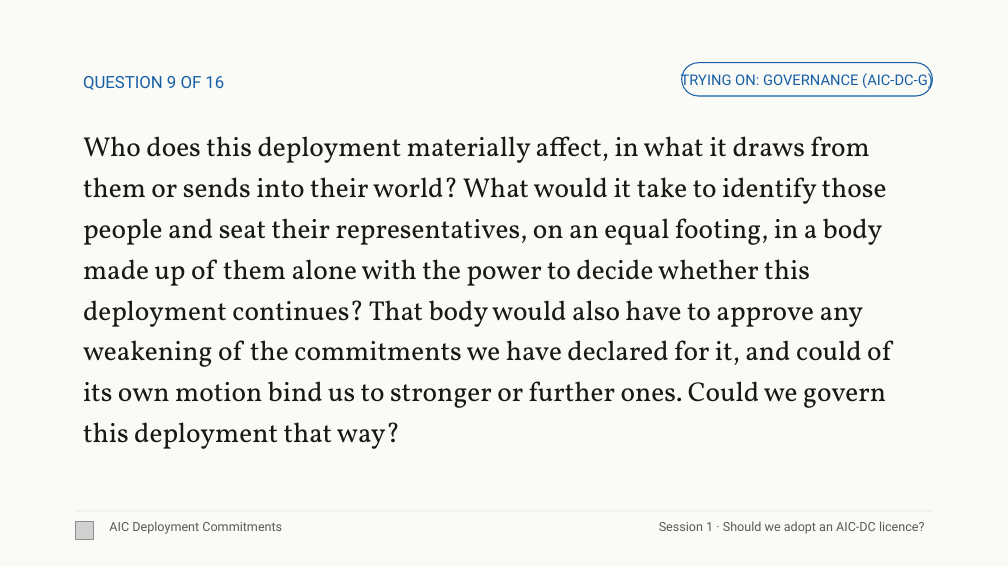
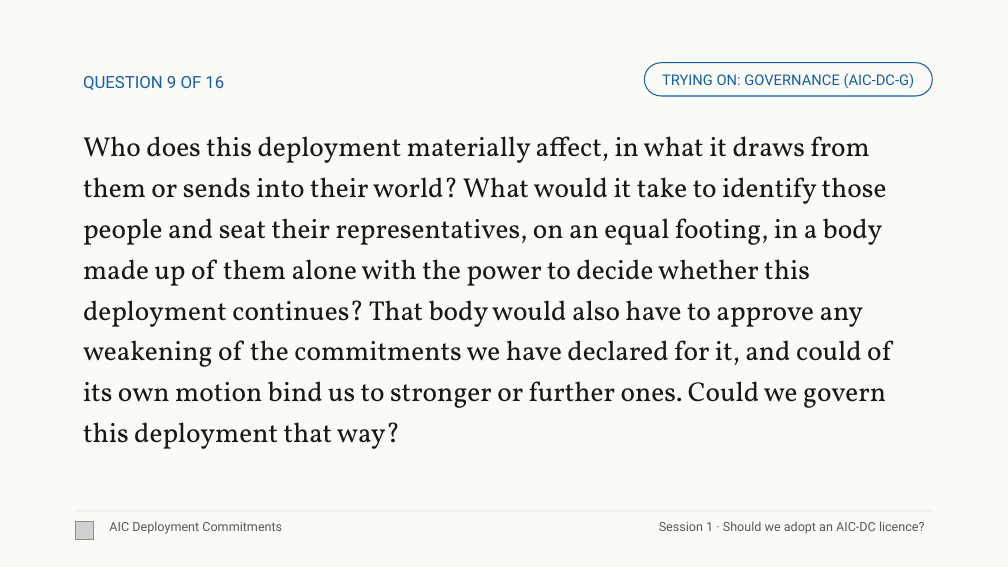
Before and after one commit to emlenartowicz/aic-dc-decks, a slide deck: slide 17 of session-1/session-1.pptx. Drawn at 1008x567 pixels with LibreOffice and Linux fonts; fonts in the diff are those of the drawing; grey boxes stand for pictures. Boxes give left, top, right and bottom in pixels: in the first picture for what was removed or moved away, otherwise in the second. Text is boxed around its words. In the diff, an @@ line names an element or a change of style, - is before the commit and + after.

```diff
--- a/session-1/session-1.pptx
+++ b/session-1/session-1.pptx
@@ rounded rectangle "TRYING ON: GOVERNANCE (AIC-DC-G)": place and size @@
-rounded rectangle "TRYING ON: GOVERNANCE (AIC-DC-G)" at bbox=[682, 63, 933, 96]
+rounded rectangle "TRYING ON: GOVERNANCE (AIC-DC-G)" at bbox=[644, 63, 932, 96]
```
Also in this commit, not shown: 5 other slides changed, 3 other files.
